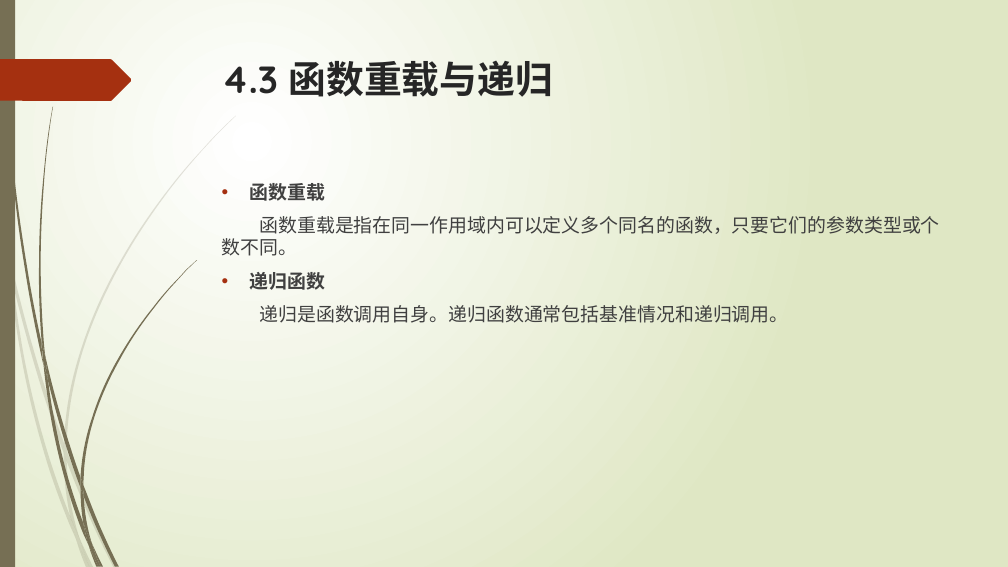
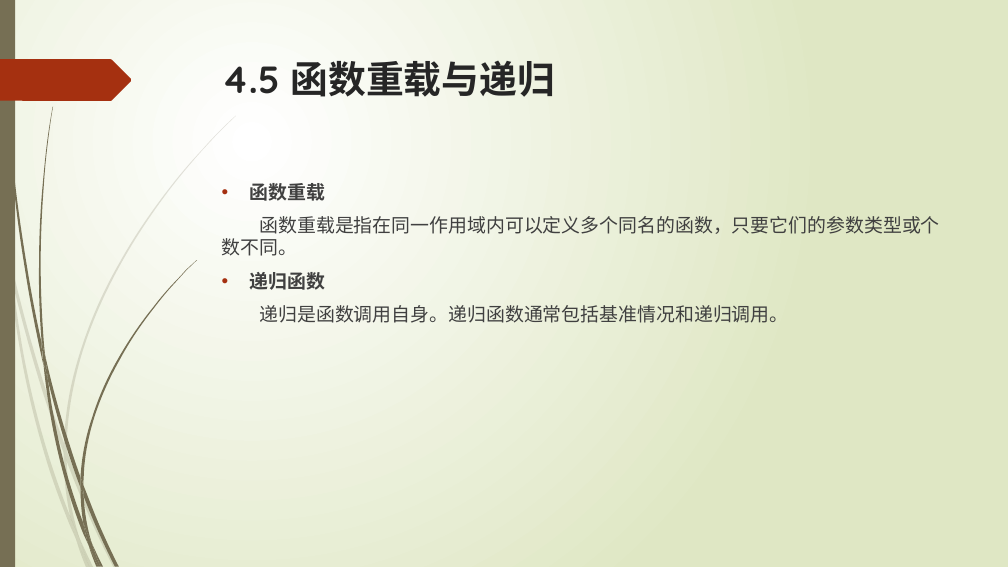
Before and after one commit to liuty2006/learn, a slide deck: slide 45 of learn_cpp/docs/C++语言培训.pptx (slide 42 before the commit). Drawn at 1008x567 pixels with LibreOffice and Linux fonts; fonts in the diff are those of the drawing. Boxes give left, top, right and bottom in pixels: in the first picture for what was removed or moved away, otherwise in the second. Text is boxed around its words. In the diff, an @@ line names an element or a change of style, - is before the commit and + after.

```diff
--- a/learn_cpp/docs/C++语言培训.pptx
+++ b/learn_cpp/docs/C++语言培训.pptx
@@ title at bbox=[222, 61, 556, 97]: text changed @@
-4.3 函数重载与递归
+4.5 函数重载与递归
```
Also in this commit, not shown: 3 other slides changed, 5 other files.
